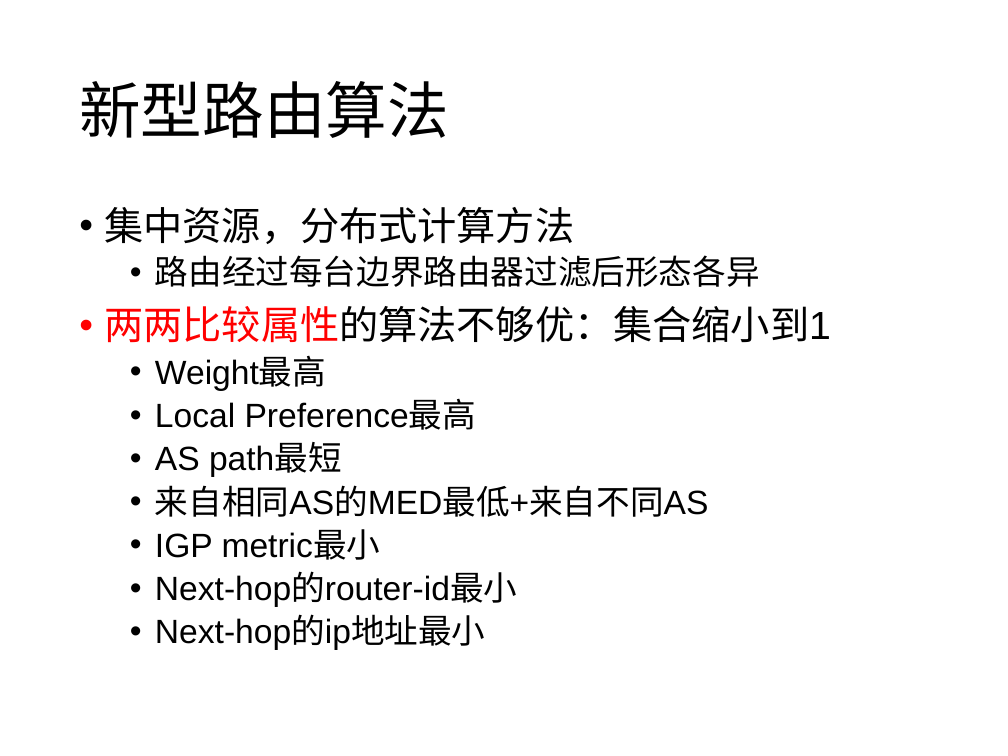
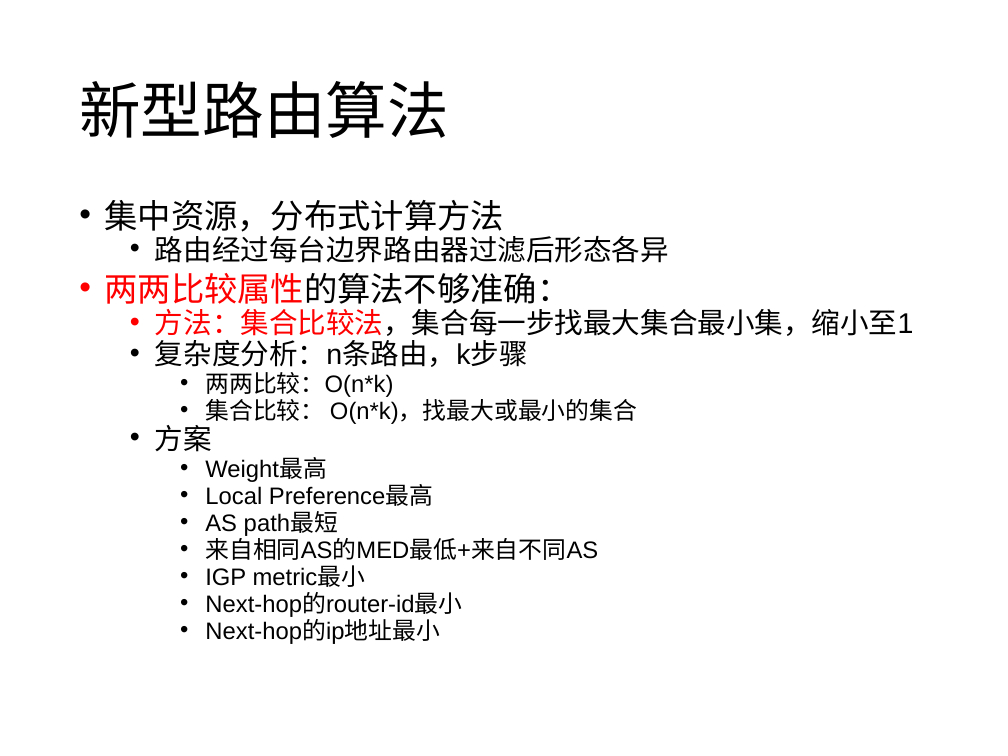
Before and after one commit to wangqing93/ibgp_exp, a slide deck: slide 4 of doc/毕设阶段讨论4.pptx (slide 3 before the commit). Drawn at 1008x756 pixels with LibreOffice and Linux fonts; fonts in the diff are those of the drawing. Boxes give left, top, right and bottom in pixels: in the first picture for what was removed or moved away, otherwise in the second. Text is boxed around its words. In the diff, an @@ line names an element or a change of style, - is before the commit and + after.

```diff
--- a/doc/毕设阶段讨论4.pptx
+++ b/doc/毕设阶段讨论4.pptx
@@ text at (105, 200, 669, 644): size 28 to 23.8 pt in "集中资源，分布式计算方法"; size 24 to 20.4 pt in "路由经过每台边界路由器过滤后形态各异"; size 24 to 17 pt in "Weight最高", "Local Preference最高", "AS path最短", "来自相同AS的MED最低+来自不同AS" and 3 more places; line spacing 0.9 to 0.7; list level 2 to 3 in "Weight最高"; list level 2 to 3 in "Local Preference最高"; list level 2 to 3 in "AS path最短"; list level 2 to 3 in "来自相同AS的MED最低+来自不同AS"; list level 2 to 3 in "IGP metric最小"; list level 2 to 3 in "Next-hop的router-id最小"; list level 2 to 3 in "Next-hop的ip地址最小" @@
@@ text at (105, 273, 913, 452): text changed; size 28 to 20.4 pt @@
-• 两两比较属性的算法不够优：集合缩小到1
+• 两两比较属性的算法不够准确：
+  • 方法：集合比较法，集合每一步找最大集合最小集，缩小至1
+  • 复杂度分析：n条路由，k步骤
+    • 两两比较：O(n*k)
+    • 集合比较： O(n*k)，找最大或最小的集合
+  • 方案
```
Also in this commit, not shown: 8 other slides changed, 5 slides added, 2 slides removed.
